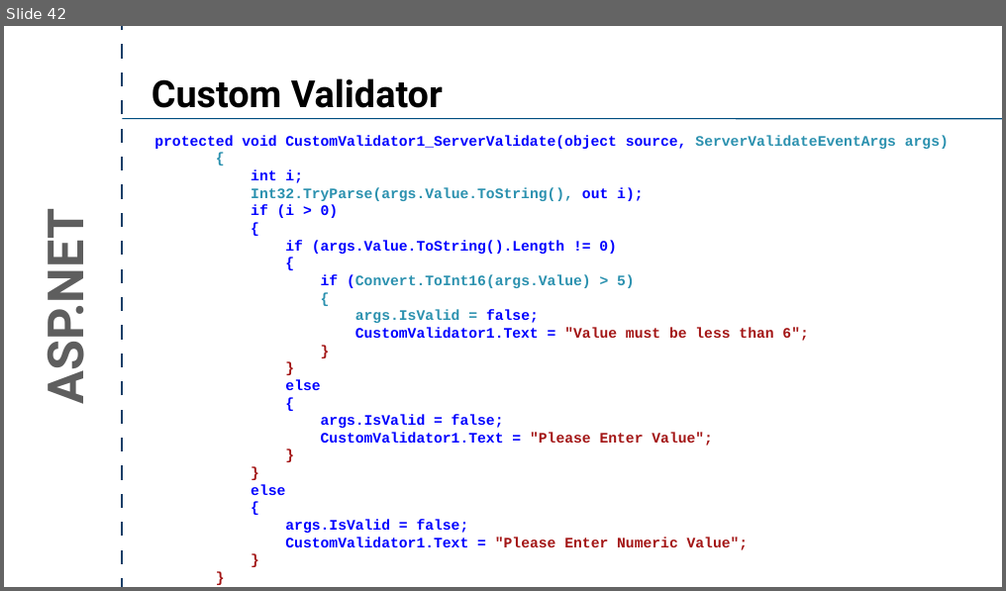
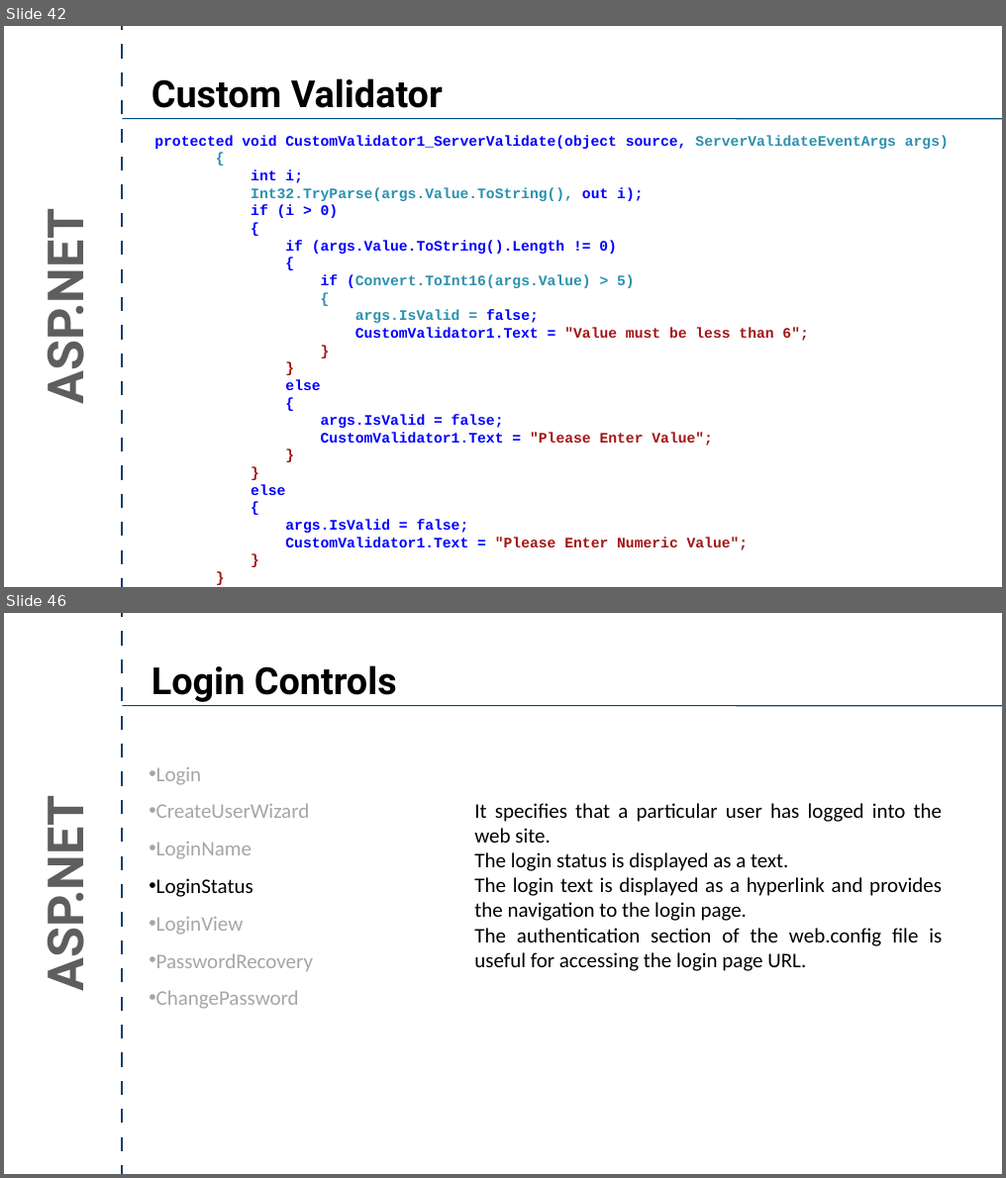
Before and after one commit to crpatel/DotNetMaterial, a slide deck: Unit 8.pptx. Shown one above the other, each under a label of ours: slide 42 before the commit, slides 42 and 46 after it; the slides between them are not shown. The pictures are 1006x591 and 1006x1178 pixels, drawn with LibreOffice and Linux fonts; fonts in the diff are those of the drawing. Boxes give left, top, right and bottom in pixels: in the first picture for what was removed or moved away, otherwise in the second. Text is boxed around its words. In the diff, an @@ line names an element or a change of style, - is before the commit and + after.

```diff
--- a/Unit 8.pptx
+++ b/Unit 8.pptx
@@ slide 46 added at <box>4,613,1002,1174</box>, background #FFFFFF @@
@@ line added from (122, 1174) to (122, 613), #183E67 4.5 pt @@
@@ text added at <box>152,665,397,702</box>, 72 pt, text #000000, bold @@
+Login Controls
@@ line added from (122, 706) to (1002, 706), #004D80 2 pt @@
@@ text added at <box>156,767,313,1009</box>, 40 pt, text #A6A6A6 @@
+• Login
+• CreateUserWizard
+• LoginName
+• LoginStatus
+• LoginView
+• PasswordRecovery
+• ChangePassword
@@ text added at <box>31,815,96,986</box>, 96 pt, text #5E5E5E, bold @@
+ASP.NET
@@ text added at <box>474,803,942,971</box>, 40 pt, text #000000 @@
+It specifies that a particular user has logged into the web site.
+The login status is displayed as a text.
+The login text is displayed as a hyperlink and provides the navigation to the login page.
+The authentication section of the web.config file is useful for accessing the login page URL.
```
Also in this commit, not shown: 6 other slides added, 3 other files.
